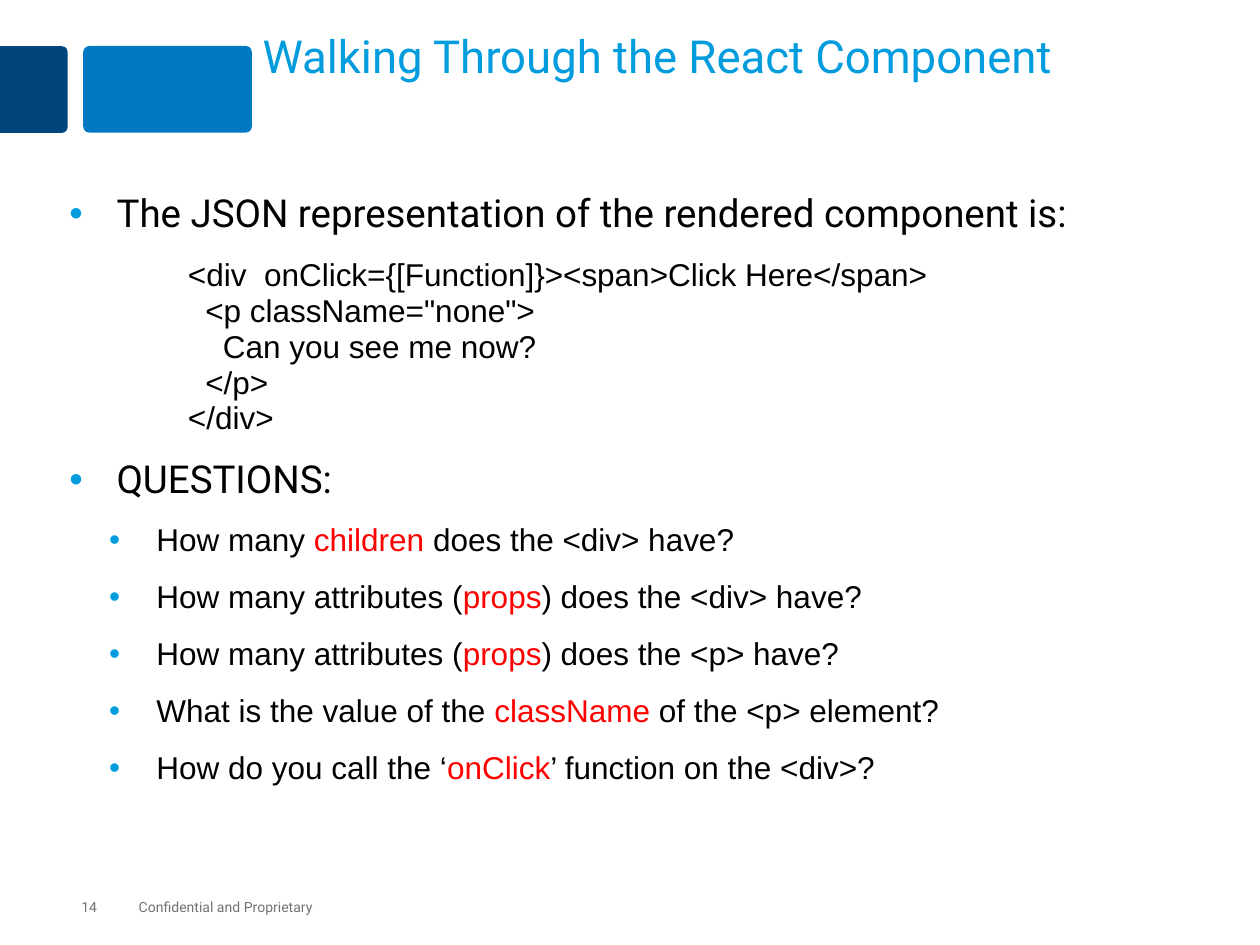
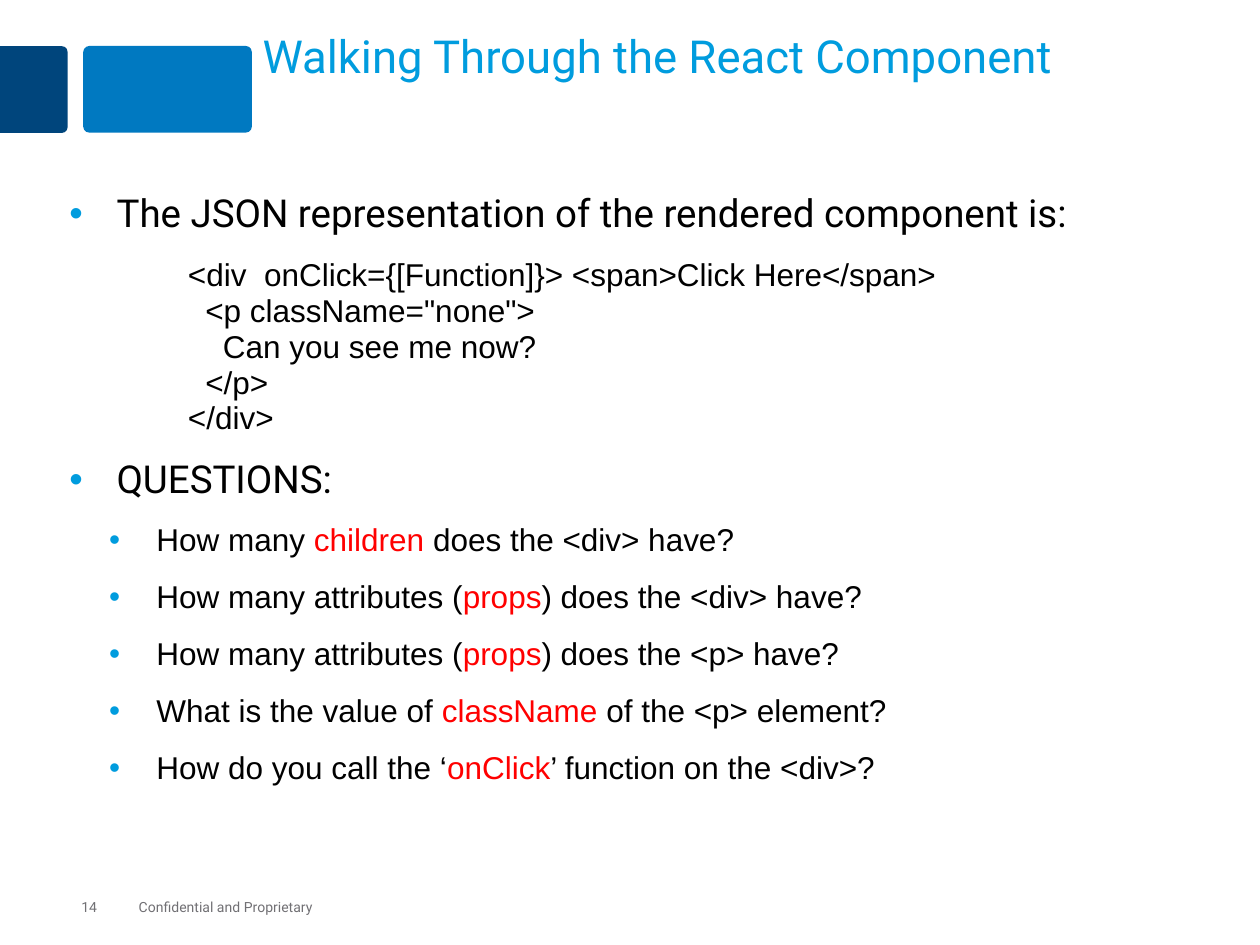
Before and after one commit to MaxMillington/react_practice, a slide deck: slide 14 of lesson-react-70-testing/react-testing.pptx. Drawn at 1260x945 pixels with LibreOffice and Linux fonts; fonts in the diff are those of the drawing. Boxes give left, top, right and bottom in pixels: in the first picture for what was removed or moved away, otherwise in the second. Text is boxed around its words. In the diff, an @@ line names an element or a change of style, - is before the commit and + after.

```diff
--- a/lesson-react-70-testing/react-testing.pptx
+++ b/lesson-react-70-testing/react-testing.pptx
@@ text at (x1=188, y1=263, x2=936, y2=430): spaces changed @@
-      <div onClick={[Function]}><span>Click Here</span>
-      <p className="none">
-      Can you see me now?
-      </p>
-      </div>
+      <div onClick={[Function]}> <span>Click Here</span>
+      <p className="none">
+      Can you see me now?
+      </p>
+      </div>
@@ text at (x1=156, y1=699, x2=887, y2=728): text changed @@
-  • What is the value of the className of the <p> element?
+  • What is the value of className of the <p> element?
```
Also in this commit, not shown: 13 other slides changed.
